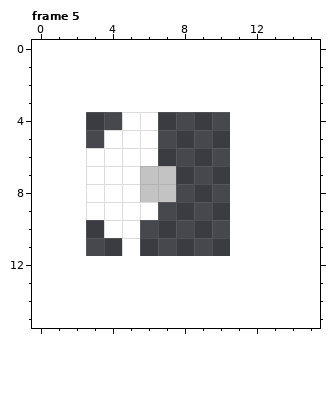
A pixel-art file gets an edit: graphics/platform_timer.ase. Above is the file before it was changed.
8x8 pixels, 8 frames. Shown: frame 5. The old version is drawn lined up with the new one, on the new canvas. The commit also changed other frames, which this record leaves out.
Now the later version:
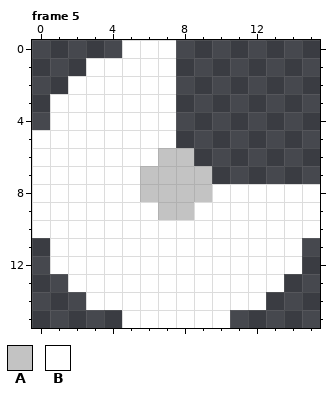
Palette (. is transparent): A #c3c3c3  B #ffffff
Log entry: A big one! level gen, platform shuffling
From old to new:
canvas 8x8 -> 16x16, the old top-left corner now at 3,4
Changed rows in their new state; - is an unchanged pixel.
Frame 5:
first column x 0:
 0 -----BBB--------
 1 ---BBBBB--------
 2 --BBBBBB--------
 3 -BBBBBBB--------
 4 -BBBB--B--------
 5 BBBB---B--------
 6 BBB----AA-------
 7 BBB-----AA------
 8 BBB-----AABBBBBB
 9 BBB----AABBBBBBB
10 BBBB--BBBBBBBBBB
11 -BBBB-BBBBBBBBB-
12 -BBBBBBBBBBBBBB-
13 --BBBBBBBBBBBB--
14 ---BBBBBBBBBB---
15 -----BBBBBB-----
